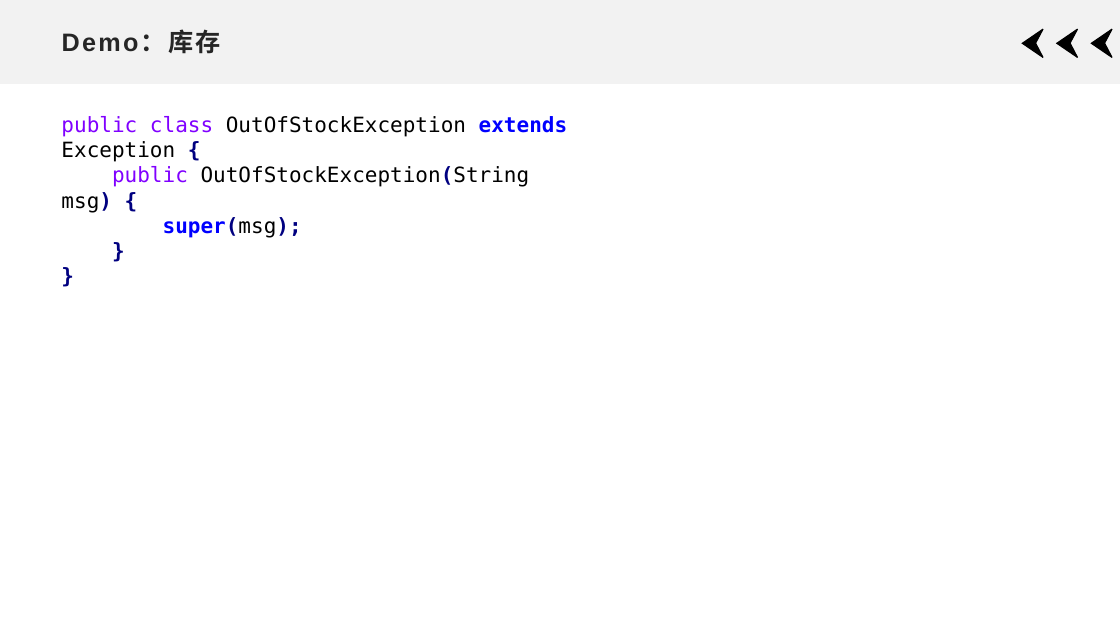
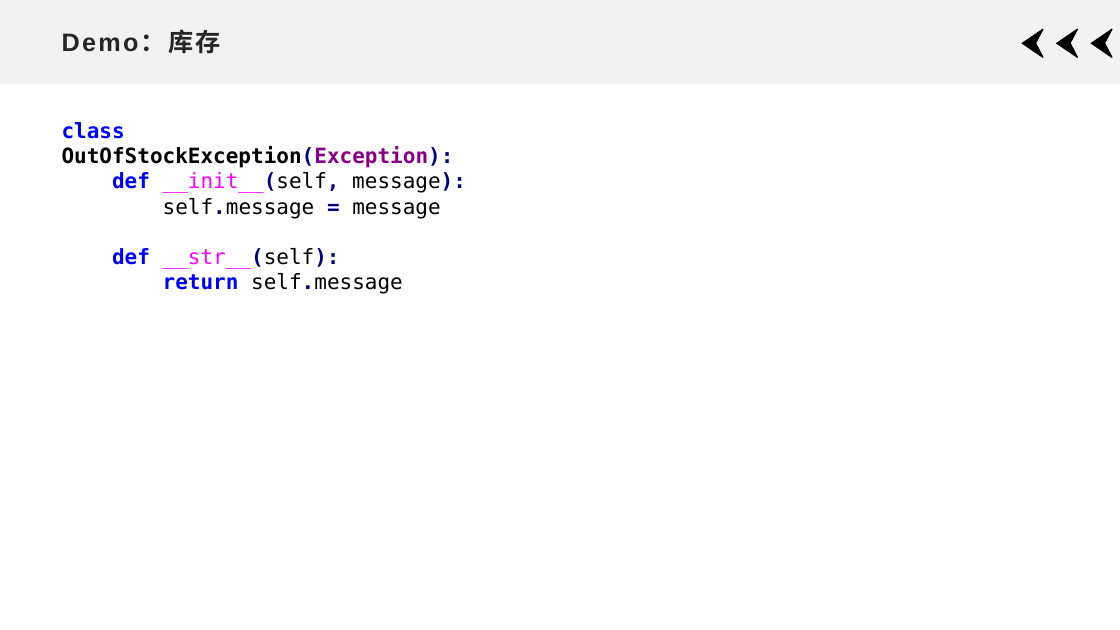
Before and after one commit to xdai02/Python, a slide deck: slide 10 of slides/Chapter9.pptx (slide 12 before the commit). Drawn at 1120x630 pixels with LibreOffice and Linux fonts; fonts in the diff are those of the drawing. Boxes give left, top, right and bottom in pixels: in the first picture for what was removed or moved away, otherwise in the second. Text is boxed around its words. In the diff, an @@ line names an element or a change of style, - is before the commit and + after.

```diff
--- a/slides/Chapter9.pptx
+++ b/slides/Chapter9.pptx
@@ text removed at box(61, 116, 567, 238) @@
-public class OutOfStockException extends Exception {
-public OutOfStockException(String msg) {
-super(msg);
-}
-}
@@ text added at box(62, 122, 466, 294), 18 pt, text #000000 @@
+class OutOfStockException(Exception):
+def __init__(self, message):
+self.message = message
+def __str__(self):
+return self.message
```
Also in this commit, not shown: 8 other slides changed, 2 slides removed, 14 other files.
